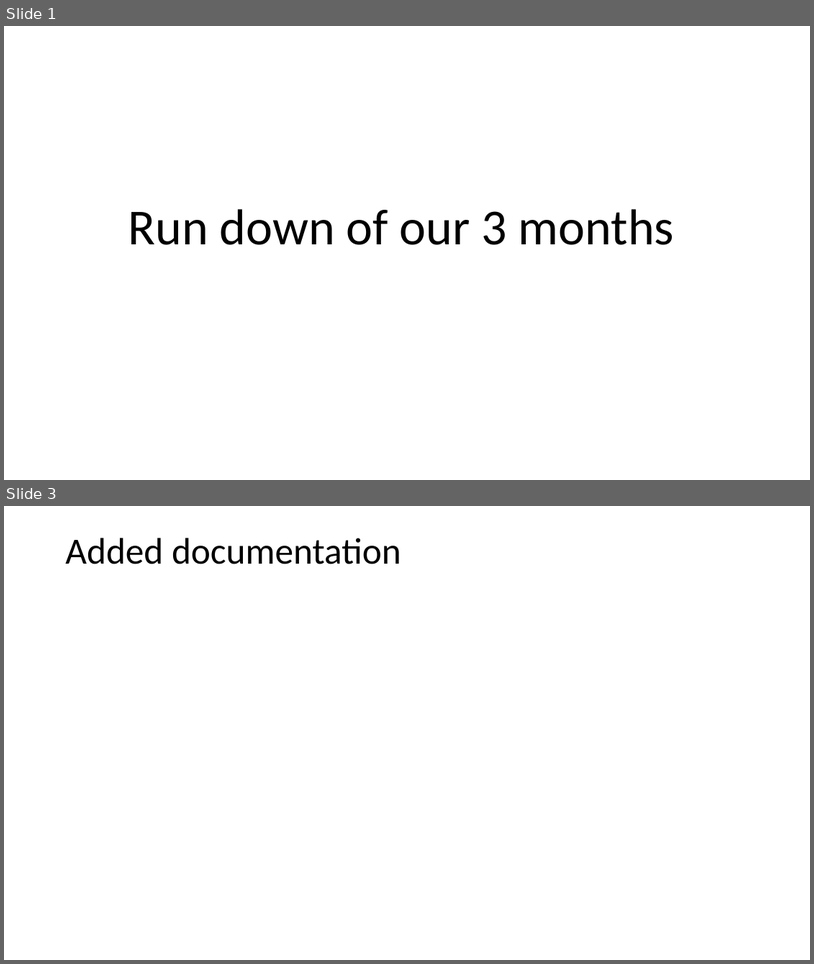
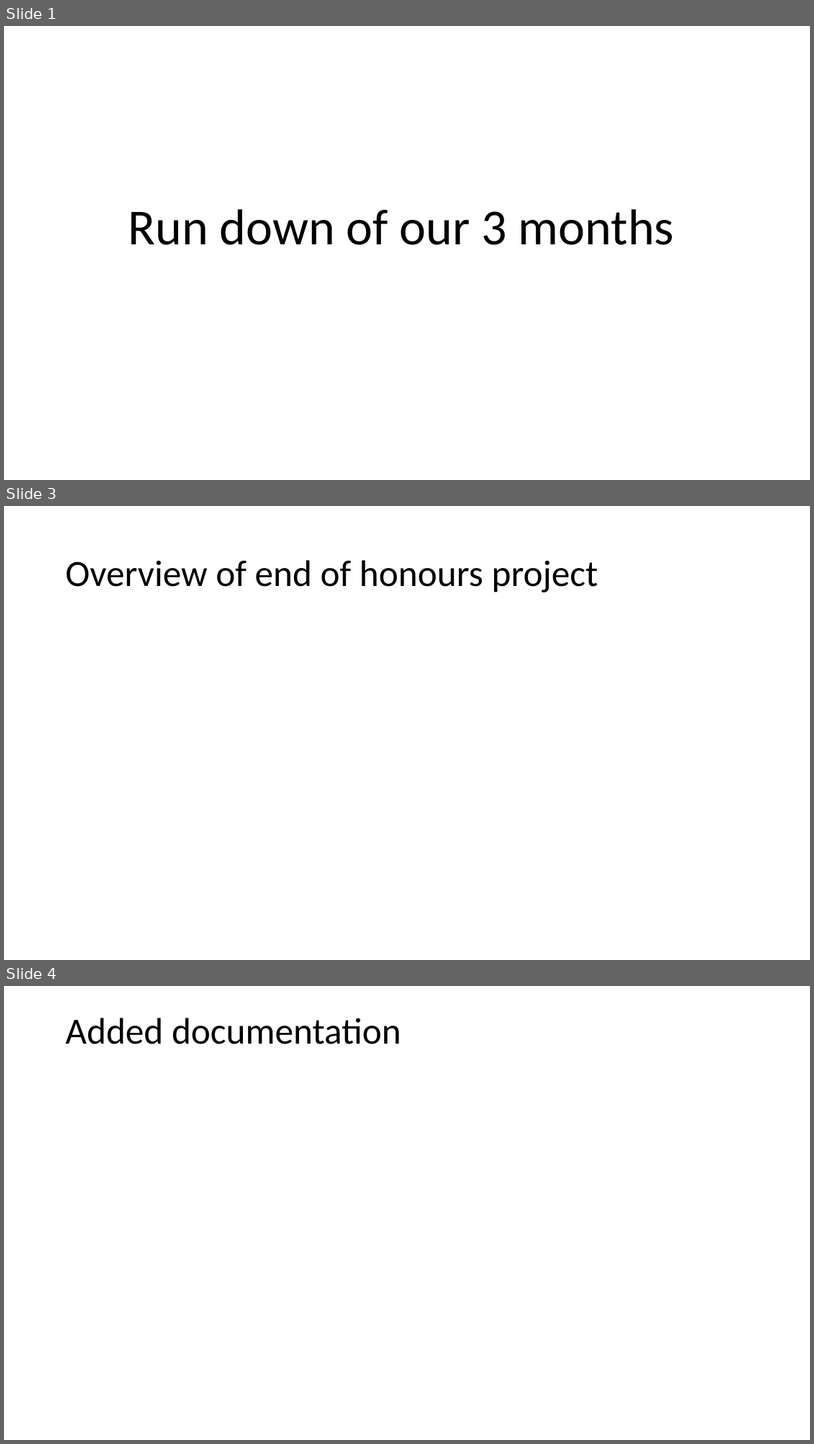
Before and after one commit to 3mma-mack/riboviz-presentation, a slide deck: Rundown-of-our-3-months.pptx. Shown one above the other, each under a label of ours: slides 1 and 3 before the commit, slides 1, 3 and 4 after it; the slides between them are not shown. The pictures are 814x964 and 814x1444 pixels, drawn with LibreOffice and Linux fonts; fonts in the diff are those of the drawing. Boxes give left, top, right and bottom in pixels: in the first picture for what was removed or moved away, otherwise in the second. Text is boxed around its words. In the diff, an @@ line names an element or a change of style, - is before the commit and + after.

```diff
--- a/Rundown-of-our-3-months.pptx
+++ b/Rundown-of-our-3-months.pptx
@@ slide 3 added at (4, 506, 810, 960), background #FFFFFF @@
@@ title added at (65, 560, 599, 592), 44 pt, text #000000 @@
+Overview of end of honours project
@@ what was slide 3 is now slide 4 @@
```
Also in this commit, not shown: 2 slides changed, 2 other slides added.
